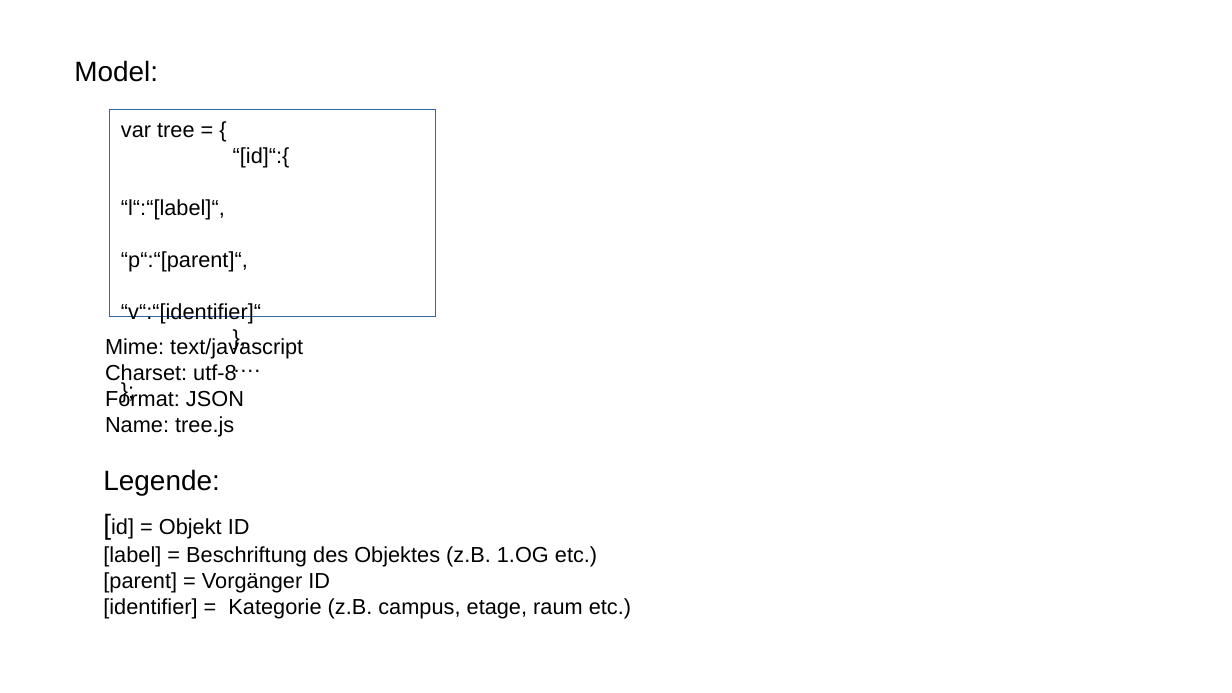
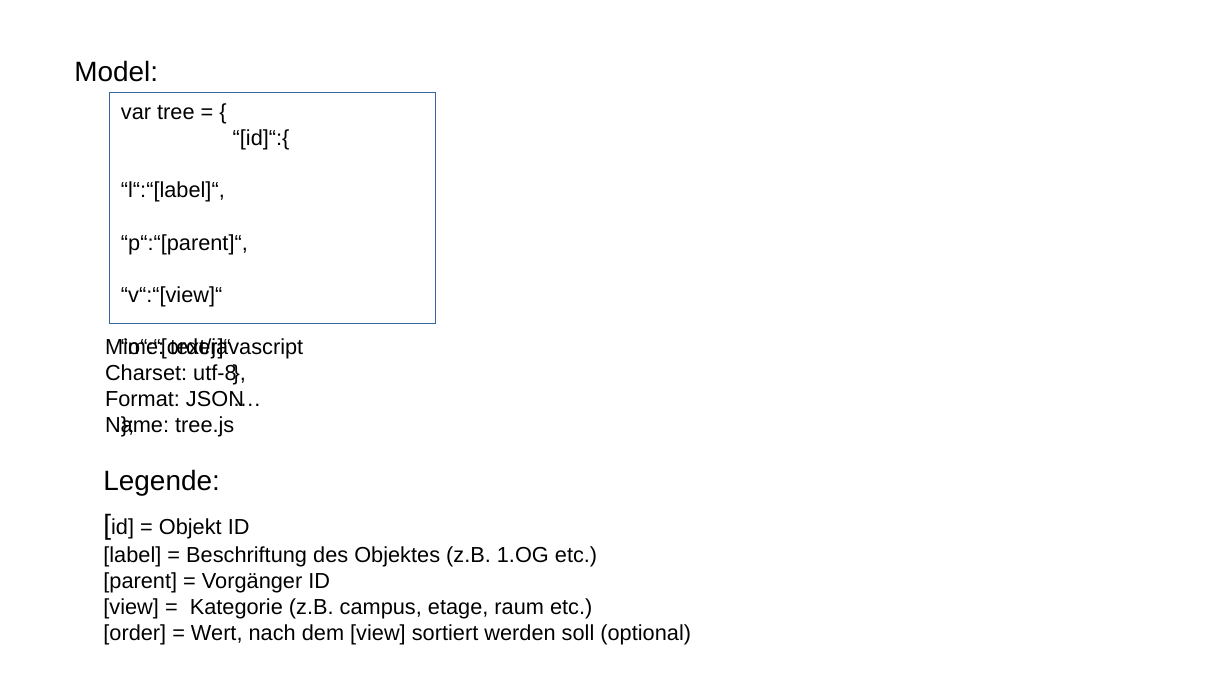
Before and after one commit to cafmone/jlu.standort, a slide deck: slide 1 of README.odp (slide 6 before the commit). Drawn at 1232x693 pixels with LibreOffice and Linux fonts; fonts in the diff are those of the drawing. Boxes give left, top, right and bottom in pixels: in the first picture for what was removed or moved away, otherwise in the second. Text is boxed around its words. In the diff, an @@ line names an element or a change of style, - is before the commit and + after.

```diff
--- a/README.odp
+++ b/README.odp
@@ rectangle "var tree = {" resized from (x1=110, y1=110, x2=435, y2=316) to (x1=110, y1=93, x2=435, y2=324) @@
@@ text in rectangle at (x1=121, y1=286, x2=231, y2=359): text changed @@
-“v“:“[identifier]“
+“v“:“[view]“
+“o“:“[order]“
@@ text at (x1=103, y1=598, x2=691, y2=645): text changed @@
-[identifier] = Kategorie (z.B. campus, etage, raum etc.)
+[view] = Kategorie (z.B. campus, etage, raum etc.)
+[order] = Wert, nach dem [view] sortiert werden soll (optional)
```
Also in this commit, not shown: 5 slides removed, 2 other files.
